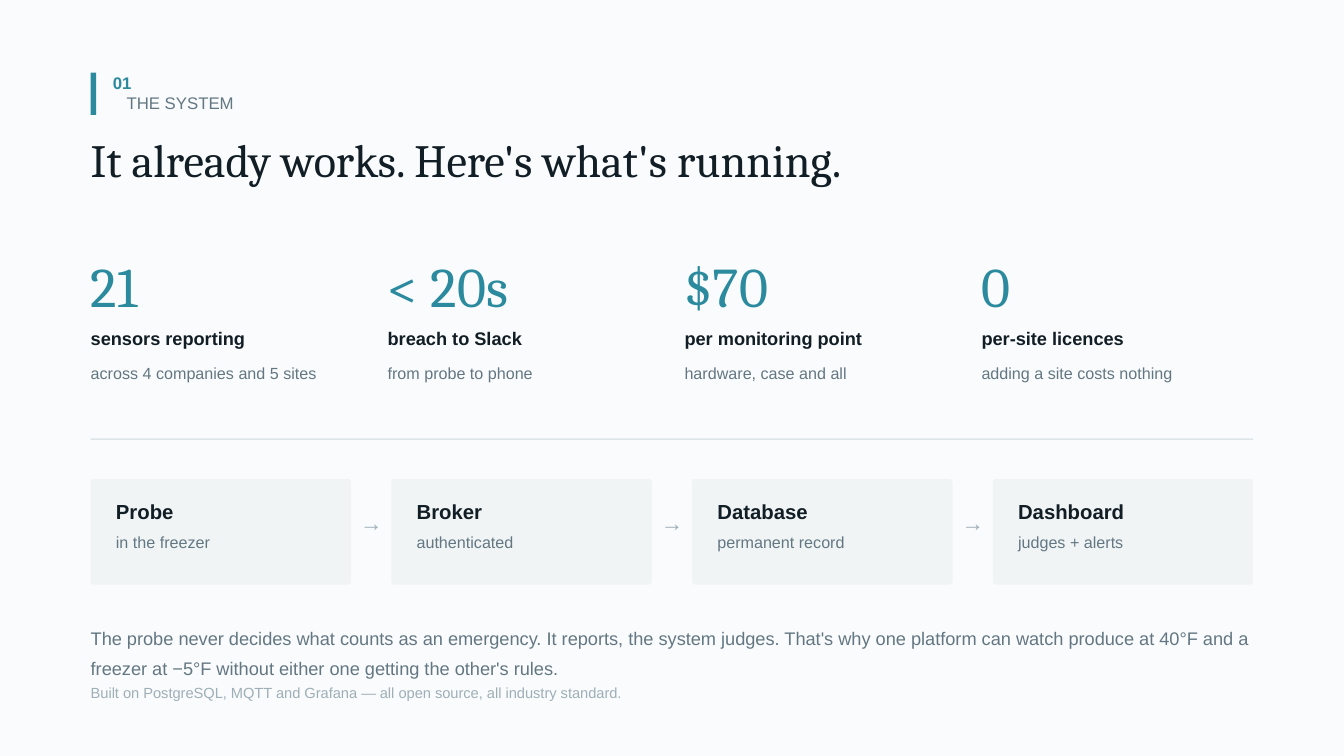
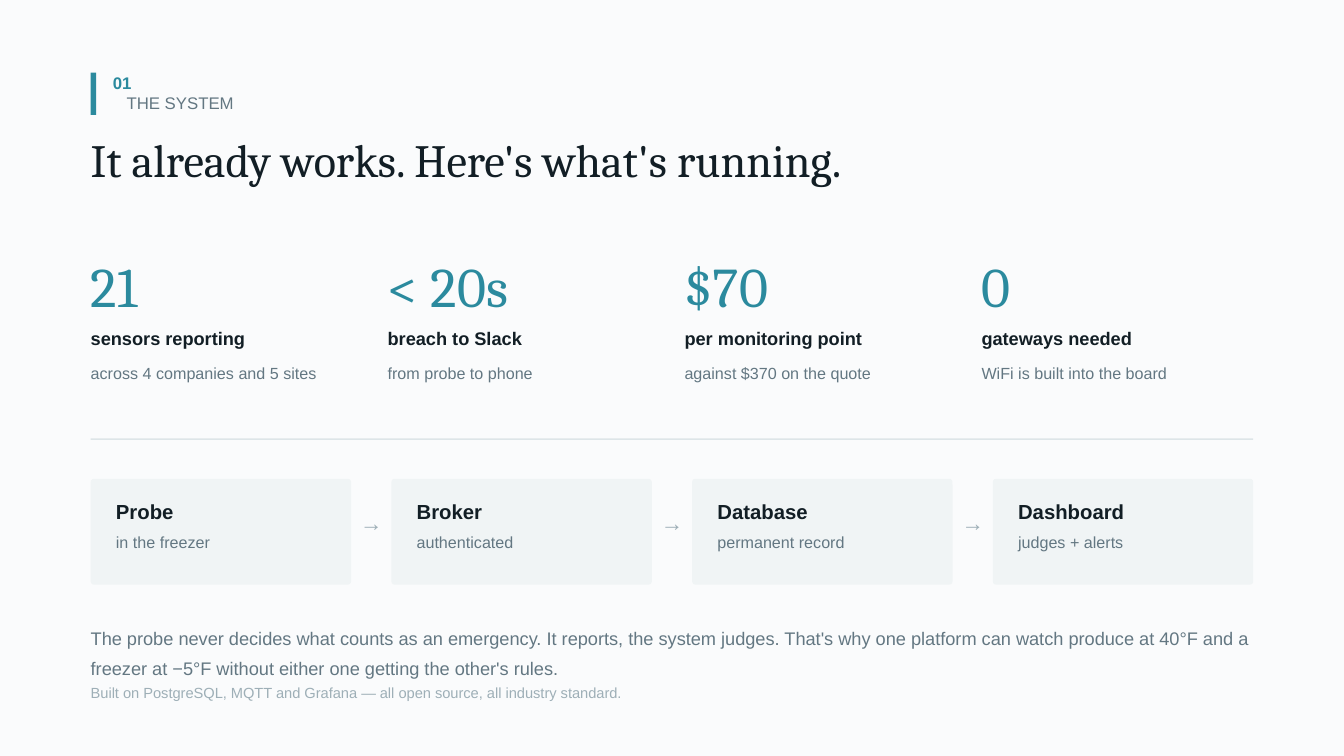
Before and after one commit to jjlavigne/lilygo_temp_sensor_backend, a slide deck: slide 2 of presentation/Fleet-Temperature-Monitoring.pptx. Drawn at 1344x756 pixels with LibreOffice and Linux fonts; fonts in the diff are those of the drawing. Boxes give left, top, right and bottom in pixels: in the first picture for what was removed or moved away, otherwise in the second. Text is boxed around its words. In the diff, an @@ line names an element or a change of style, - is before the commit and + after.

```diff
--- a/presentation/Fleet-Temperature-Monitoring.pptx
+++ b/presentation/Fleet-Temperature-Monitoring.pptx
@@ text at (982, 331, 1132, 349): text changed @@
-per-site licences
+gateways needed
@@ text at (685, 367, 871, 383): text changed @@
-hardware, case and all
+against $370 on the quote
@@ text at (982, 367, 1167, 379): text changed @@
-adding a site costs nothing
+WiFi is built into the board
```
Also in this commit, not shown: 5 other slides changed, 1 slide added, 1 other file.
